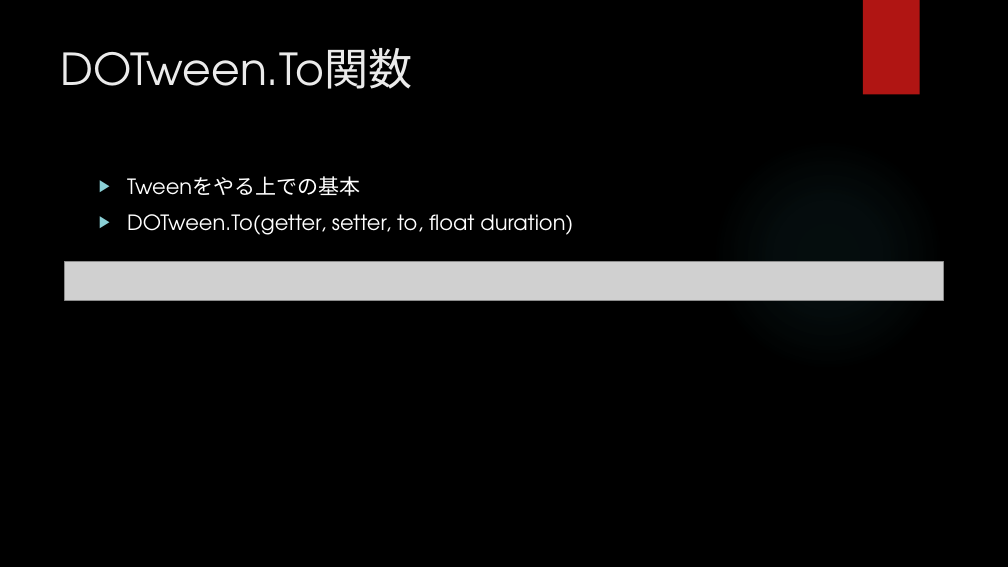
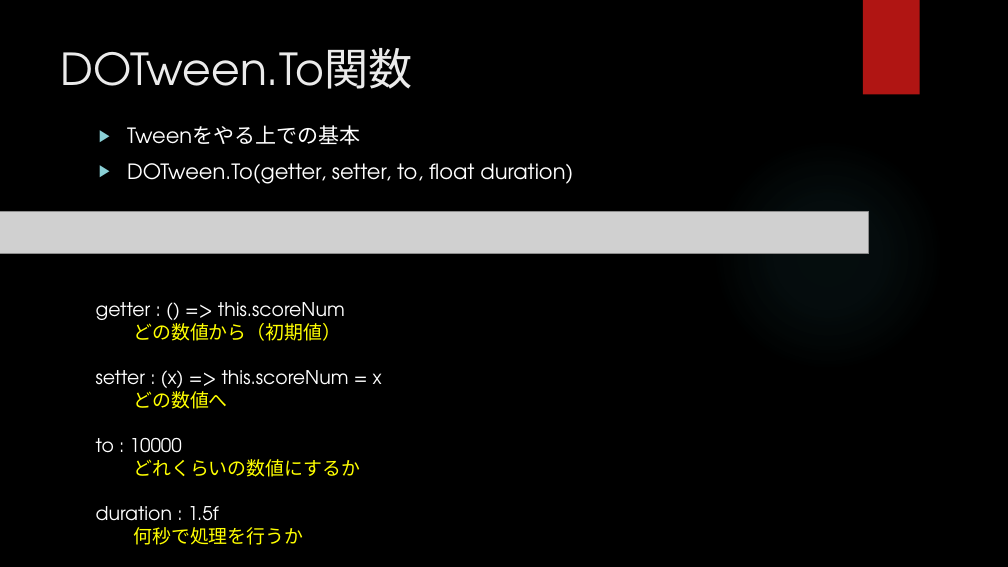
Before and after one commit to hopesnow/Study, a slide deck: slide 3 of RHStudy/Documents/プレゼンテーション1.pptx. Drawn at 1008x567 pixels with LibreOffice and Linux fonts; fonts in the diff are those of the drawing; grey boxes stand for pictures; background and template pictures are left out. Boxes give left, top, right and bottom in pixels: in the first picture for what was removed or moved away, otherwise in the second. Text is boxed around its words. In the diff, an @@ line names an element or a change of style, - is before the commit and + after.

```diff
--- a/RHStudy/Documents/プレゼンテーション1.pptx
+++ b/RHStudy/Documents/プレゼンテーション1.pptx
@@ text "Tweenをやる上での基本": place and size @@
-text "Tweenをやる上での基本" at [127, 176, 573, 235]
+text "Tweenをやる上での基本" at [127, 125, 573, 184]
@@ picture: place and size @@
-picture at [65, 262, 944, 300]
+picture at [0, 212, 869, 253]
@@ text added at [96, 302, 382, 545], 18 pt, text #FFFFFF @@
+getter : () => this.scoreNum
+どの数値から（初期値）
+setter : (x) => this.scoreNum = x
+どの数値へ
+to : 10000
+どれくらいの数値にするか
+duration : 1.5f
+何秒で処理を行うか
```
Also in this commit, not shown: 3 other slides changed, 2 slides added, 1 other file.
